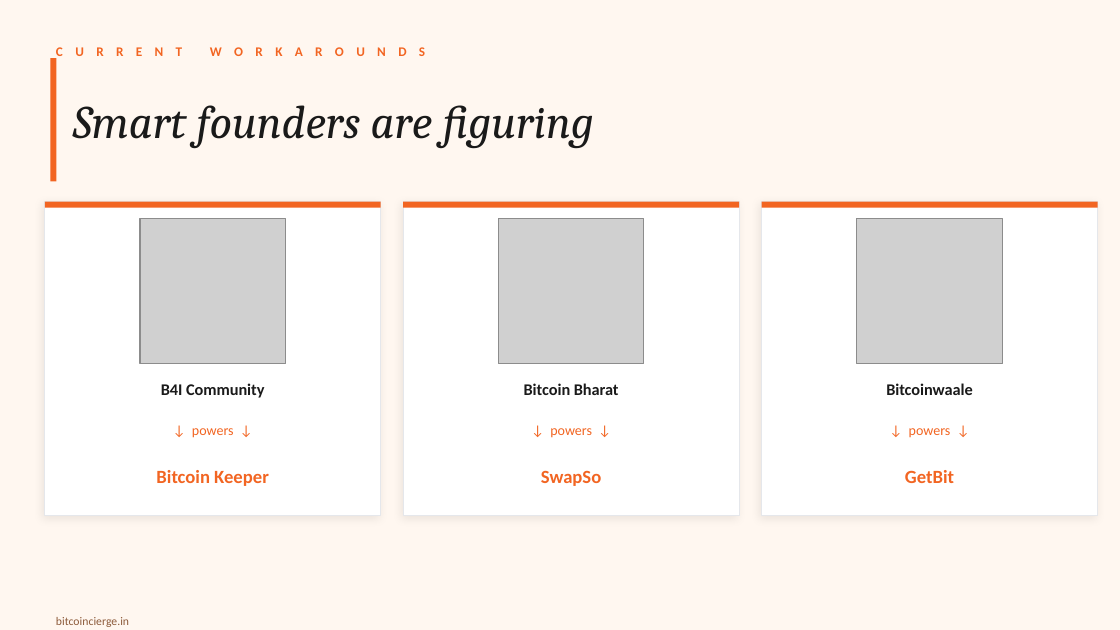
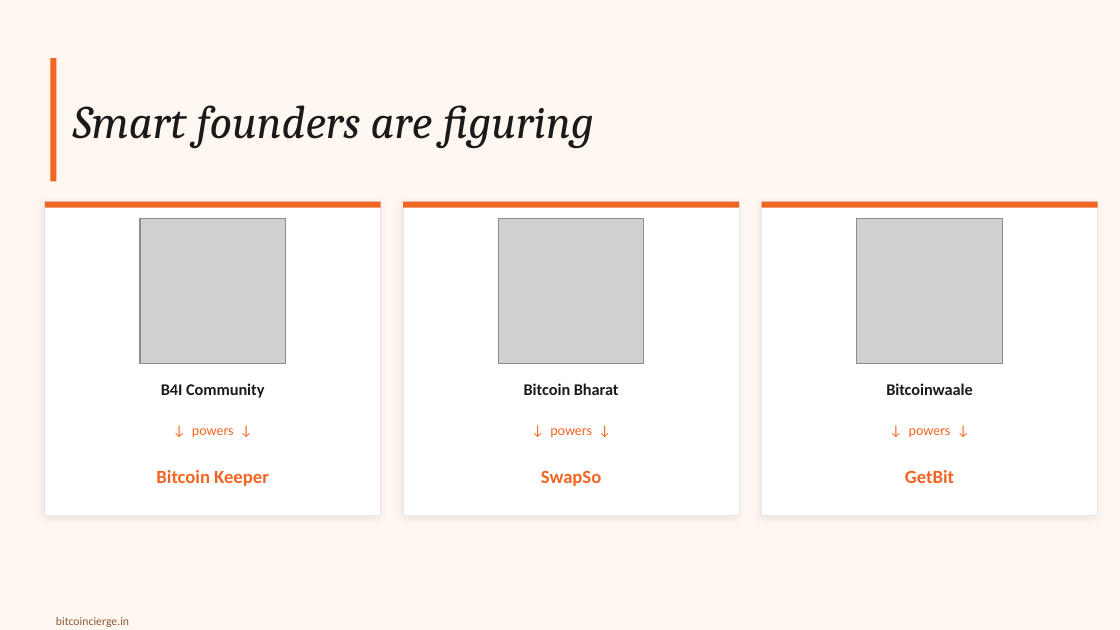
Before and after one commit to setusaurabh/bitcoincierge-pitch-deck, a slide deck: slide 6 of dist/bitcoincierge_pitch_deck.pptx (slide 8 before the commit). Drawn at 1120x630 pixels with LibreOffice and Linux fonts; fonts in the diff are those of the drawing; grey boxes stand for pictures. Boxes give left, top, right and bottom in pixels: in the first picture for what was removed or moved away, otherwise in the second. Text is boxed around its words. In the diff, an @@ line names an element or a change of style, - is before the commit and + after.

```diff
--- a/dist/bitcoincierge_pitch_deck.pptx
+++ b/dist/bitcoincierge_pitch_deck.pptx
@@ text removed at (56,47,425,60) @@
-C U R R E N T W O R K A R O U N D S
```
Also in this commit, not shown: 9 other slides changed, 3 slides removed, 20 other files.
